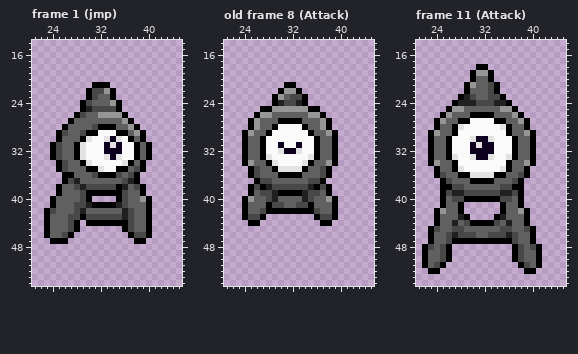
Pixel-art file -- anims/unownA.aseprite. Above, as it was before the edit.
64x64 pixels, 17 frames. Shown: frame 1 (jmp): x 21..45, y 14..54; old frame 8 (Attack): x 21..45, y 14..54; frame 11 (Attack): x 21..45, y 14..54. The commit also changed other frames, which this record leaves out.
After:
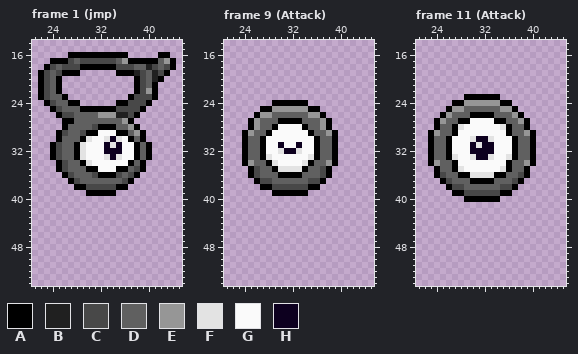
Palette (. is transparent): A #000000  B #202020  C #484848  D #606060  E #969696  F #e3e3e3  G #fafafa  H #0d001f
A new or re-ordered frame is compared with the old frame closest to it.
The exact change:
layer "Prongs" now hidden
layer "Layer 1" added
layer "Layer 2" added
frames re-ordered
--- frame 1 (jmp)
@@ x 21..45 @@
 15 .........................
-16 .........................
-17 .........................
-18 .........................
-19 .........................
-20 .........................
-21 ..........AAA............
-22 .........ACCEA...........
-23 .........ACDDA...........
-24 ........ACDDDEA..........
-25 ........ABCCCCA..........
-26 .......ACDDEEEEA.........
-27 ......ADDDDDDDDEA........
+16 ......AAAAAAAAAA.....AA..
+17 ...AAACDCCCCCCDEAAAAADEA.
+18 ..ACDCCCAAAAAACCCDDBCDCA.
+19 .ACDCAAA......AAABCDBCA..
+20 .ACDA............ACDBA...
+21 .ACDA............ACDA....
+22 .ACDA............ACEA....
+23 .ACDDA..........ACCCA....
+24 ..ACDDAA......AACCCA.....
+25 ...ACDDDAAAAAACCCCA......
+26 ....ACCDDDDEEEBBCA.......
+27 .....AADDDDDDDDEA........
 28 .....ADDDDCAAADDEA.......
@@ x 21..45 @@
 33 ...ACDDAFGGGFHFGGADA.....
-34 ....ACDDAFGGGGGFADA......
-35 ....ACDDDAAFGGAADCA......
-36 .....AADDDCAAACDCA.......
-37 .....ACBDDDDDDDCBA.......
-38 ....ADDCBCCCCCABDCA......
-39 ....ADDDCAAAAAACDDA......
-40 ...ADDDDCA....ACDDEA.....
-41 ...ADDDCCBAAAABCDDDA.....
-42 ..ACDDDCBDDDDDDBCDDA.....
-43 ..ADDDCCACCCCCCBCDDA.....
-44 ..ADDDCA.AAAAAAACDDA.....
-45 ..ADDDCA.......ACDDA.....
-46 ..ADDCA.........ACCA.....
-47 ...AAA...........AA......
+34 ....ACDDAFGGGGGGADA......
+35 ....ACDDDAAGGGAADCA......
+36 .....ACDDDCAAACDCA.......
+37 ......ACDDDDDDDCA........
+38 .......AACCCCCAA.........
+39 .........AAAAA...........
+40 .........................
+41 .........................
+42 .........................
+43 .........................
+44 .........................
+45 .........................
+46 .........................
+47 .........................
 48 .........................
--- frame 9 (Attack) against old frame 8 (Attack)
@@ x 27..36 @@
 20 ..........
-21 ....AA....
-22 ...AEEA...
-23 ..AEDCCA..
-24 ..ABCCBA..
+21 ..........
+22 ..........
+23 ..........
+24 ..AAAAAA..
 25 AAEEEEEEAA
@@ x 21..45 @@
 37 .....ACCDDDDDDCCA........
-38 ....ACABCCCCCCBACA.......
-39 ....ADCCBAAAABCCDA.......
-40 ...AEDDCBDDDDBCDDEA......
-41 ...ADDDACCDDCCADDDA......
-42 ...ADDCAAAAAAAACDDA......
-43 ...ACCA........ACCA......
-44 ....AA..........AA.......
+38 ......AACCCCCCAA.........
+39 ........AAAAAA...........
+40 .........................
+41 .........................
+42 .........................
+43 .........................
+44 .........................
 45 .........................
--- frame 11 (Attack)
@@ x 26..37 @@
 17 ............
-18 .....AA.....
-19 ....AEEA....
-20 ....ADDA....
-21 ...AEDDCA...
-22 ...ADDDCA...
-23 ..ABCDDCCA..
-24 .ABBBCCCBBA.
+18 ............
+19 ............
+20 ............
+21 ............
+22 ............
+23 ...AAAAAA...
+24 .AAEEEEEEAA.
 25 AEEDDDDDDEEA
@@ x 21..45 @@
 37 ....ACDDDAAAADDDCA.......
-38 ....AACCDDDDDDCCAA.......
-39 ....ACBBCCCCCCBBCA.......
-40 ....ADCCAAAAAACCDA.......
-41 ....ADDA......ADDA.......
-42 ...AEDDA......ADDEA......
-43 ...ADDDBA....ABDDDA......
-44 ...ADDBDCAAAACDBDDA......
-45 ..ACDDCCDDDDDDCCDDCA.....
-46 ..ADDCBCCCDDCCCBCDDA.....
-47 ..ADDCAAAAAAAAAACDDA.....
-48 .ACDCA..........ACDCA....
-49 .ADDCA..........ACDDA....
-50 .ADDCA..........ACDDA....
-51 .ADCA............ACDA....
-52 ..AA..............AA.....
+38 .....ACCDDDDDDCCA........
+39 ......AACCCCCCAA.........
+40 ........AAAAAA...........
+41 .........................
+42 .........................
+43 .........................
+44 .........................
+45 .........................
+46 .........................
+47 .........................
+48 .........................
+49 .........................
+50 .........................
+51 .........................
+52 .........................
 53 .........................
Boxes around the changes in both pictures, in picture pixels (x1, y1, x2, y2):
changed: (38, 52, 176, 124)
changed: (44, 160, 152, 244)
changed: (272, 82, 308, 106)
changed: (242, 184, 338, 226)
changed: (458, 64, 506, 106)
changed: (422, 184, 542, 274)
